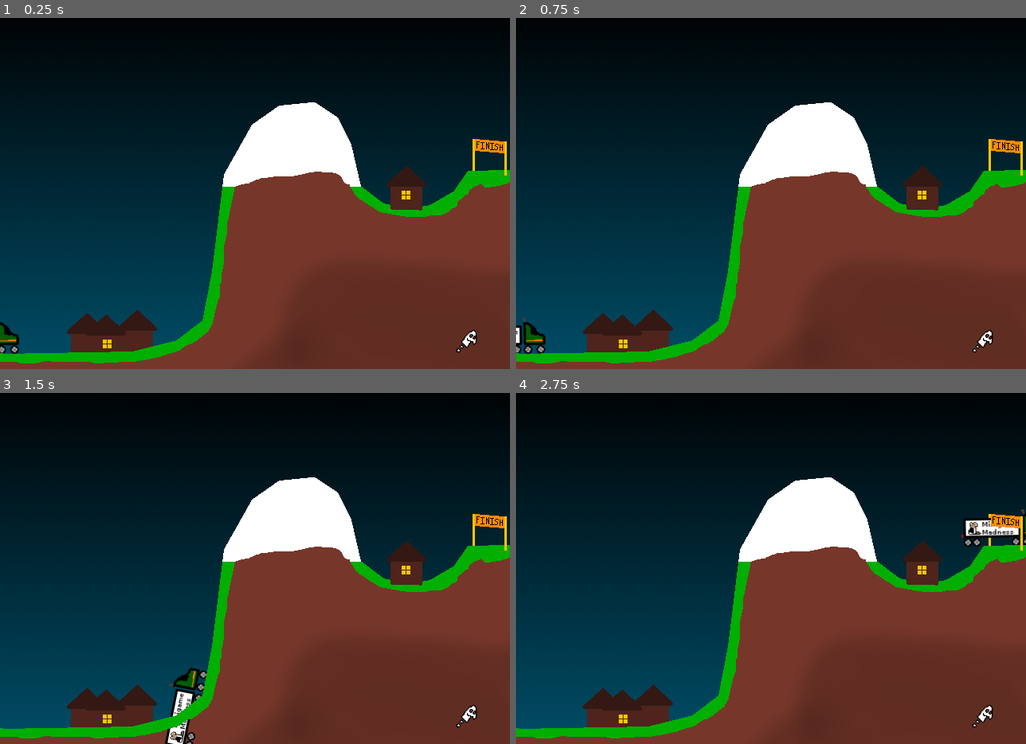
Above: before the commit, frames 1-4 (two rows, left to right).
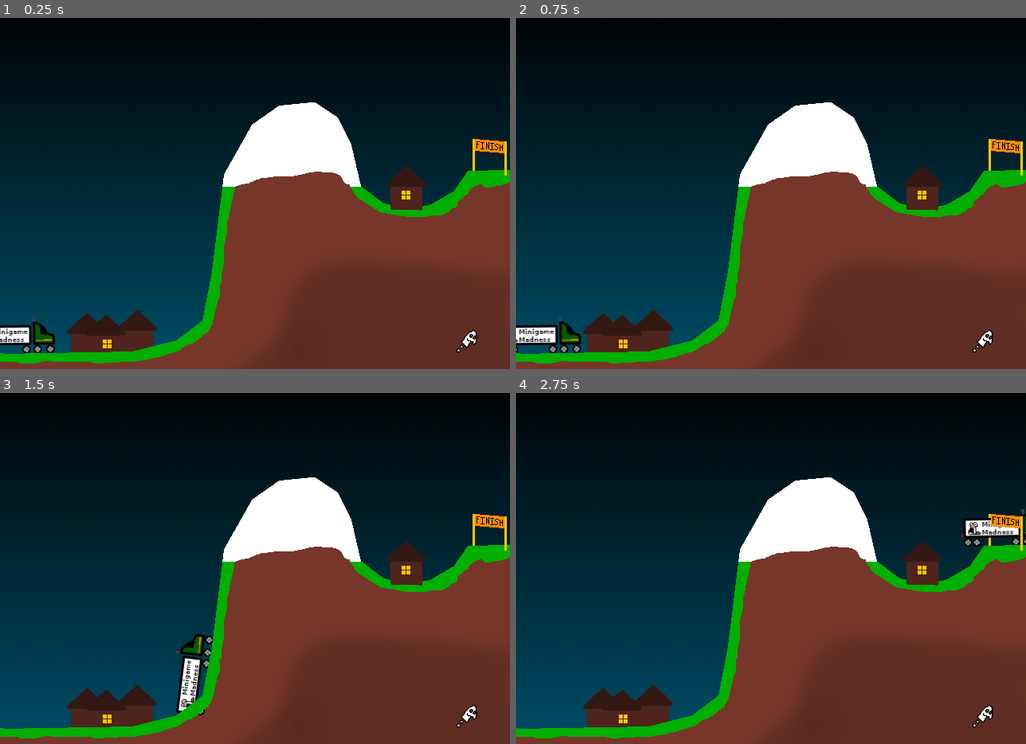
Above: after the commit, the same moments.

Repository: swashdev/minigame-madness
Game: Godot game, scene res://mini/big_rigs/big_rig_minigame.tscn
The game is run twice, just before and just after one commit, with the same random seed, the same clock (stepped at 60 frames per second) and the same inputs. This scene is started directly instead of the project's main scene.
Inputs:
- Up to frame 1 (0.25 s): no input
- Up to frame 2 (0.75 s): tap Enter at 0.5 s; hold Right (move_right) from 0.53 s (still down); hold Space (action) from 0.53 s (still down)
- Up to frame 3 (1.5 s): keep holding Right (move_right); tap Up (move_up) at 0.77 s; release Space (action) at 1.28 s; tap Space (action) at 1.35 s
- Up to frame 4 (2.75 s): tap Up (move_up) at 1.52 s; release Right (move_right) at 2.03 s; hold Left (move_left) from 2.03 s (still down); hold Space (action) from 2.03 s (still down)

The runs differ from the first frame. In frame 1, 0.7% of the frame differs, in the area x 0-11%, y 85-96%; in frame 2, 0.8%; in frame 3, 1.3%, in the area x 32-42%, y 68-100%; in frame 4, nothing differs.

Commit message:
[BIGRIG] adjust rig offset.
Rig1's offset has been adjusted to 45 to give the player a bit more
visible presence before the start of the game.

Diff:
--- a/mini/big_rigs/big_rig_minigame.tscn
+++ b/mini/big_rigs/big_rig_minigame.tscn
@@ -26,8 +26,9 @@
 curve = SubResource( 1 )
 
 [node name="Rig1" type="PathFollow2D" parent="RigPath"]
-position = Vector2( 1.82016, 463.291 )
-rotation = -0.0137034
+position = Vector2( 46.84, 462.674 )
+rotation = -0.0137174
+offset = 45.0
 loop = false
 script = ExtResource( 3 )
 
